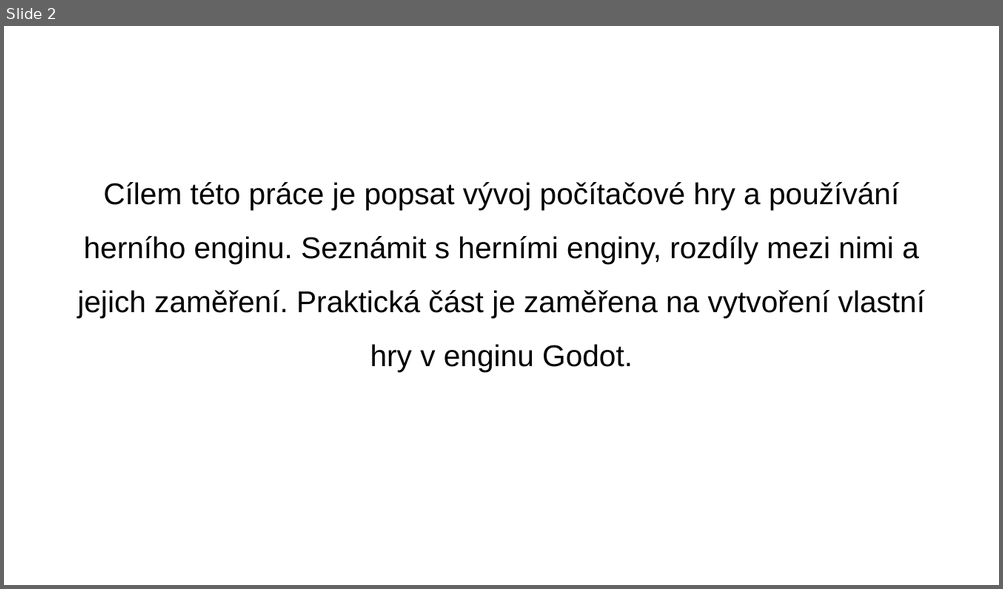
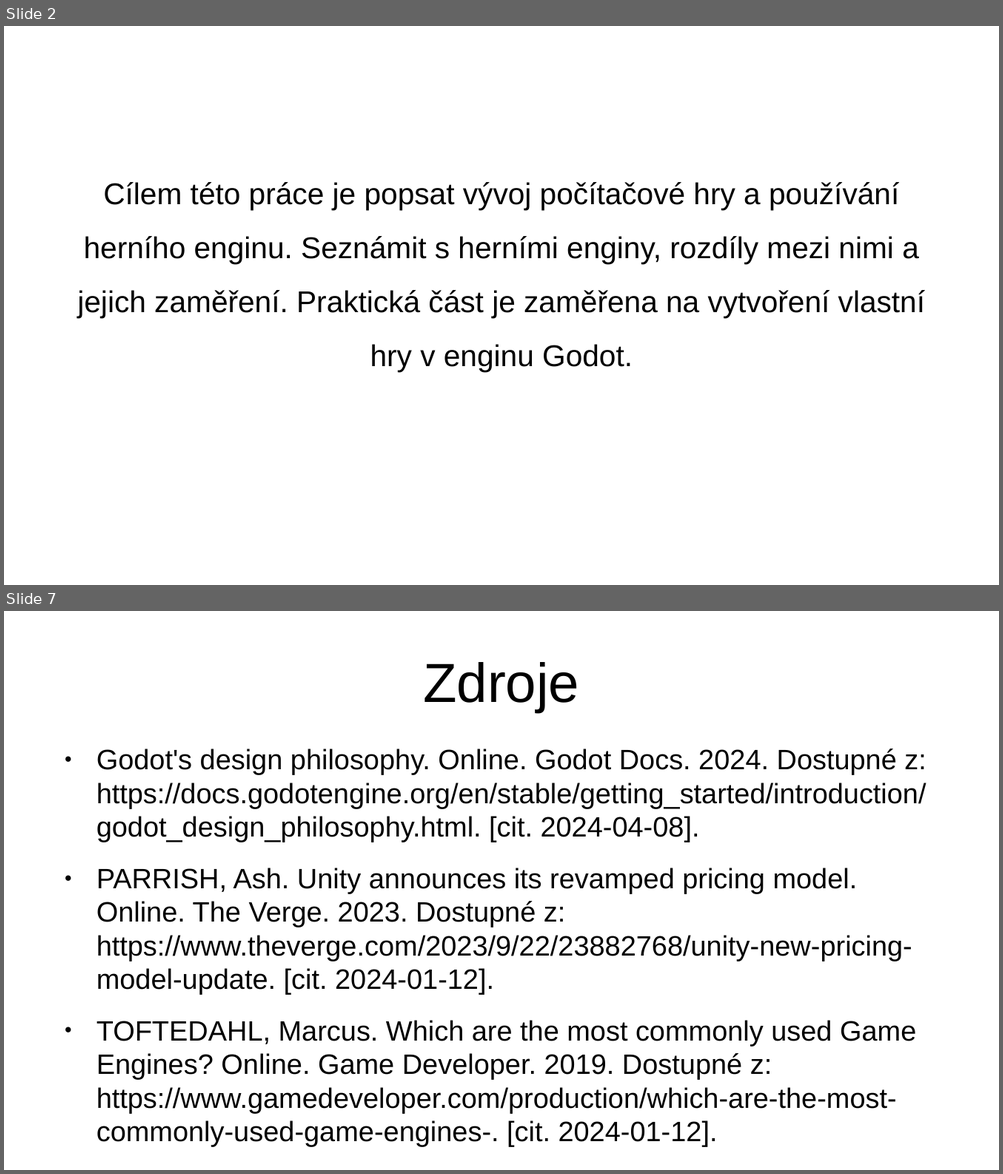
Before and after one commit to xelaxefensor/Maturitni-prace-Vyvoj-v-hernim-enginu, a slide deck: tusl_prezentace.odp. Shown one above the other, each under a label of ours: slide 2 before the commit, slides 2 and 7 after it; the slides between them are not shown. The pictures are 1003x589 and 1003x1174 pixels, drawn with LibreOffice and Linux fonts; fonts in the diff are those of the drawing. Boxes give left, top, right and bottom in pixels: in the first picture for what was removed or moved away, otherwise in the second. Text is boxed around its words. In the diff, an @@ line names an element or a change of style, - is before the commit and + after.

```diff
--- a/tusl_prezentace.odp
+++ b/tusl_prezentace.odp
@@ slide 7 added at (4,611,999,1170), background #FFFFFF @@
@@ title added at (423,662,579,712), 44 pt, text #000000 @@
+Zdroje
@@ text added at (96,749,926,1147), 22.4 pt, text #000000 @@
+● Godot's design philosophy. Online. Godot Docs. 2024. Dostupné z: https://docs.godotengine.org/en/stable/getting_started/introduction/godot_design_philosophy.html. [cit. 2024-04-08].
+● PARRISH, Ash. Unity announces its revamped pricing model. Online. The Verge. 2023. Dostupné z: https://www.theverge.com/2023/9/22/23882768/unity-new-pricing-model-update. [cit. 2024-01-12].
+● TOFTEDAHL, Marcus. Which are the most commonly used Game Engines? Online. Game Developer. 2019. Dostupné z: https://www.gamedeveloper.com/production/which-are-the-most-commonly-used-game-engines-. [cit. 2024-01-12].
```
Also in this commit, not shown: 4 other slides added, 1 slide removed, 1 other file.
